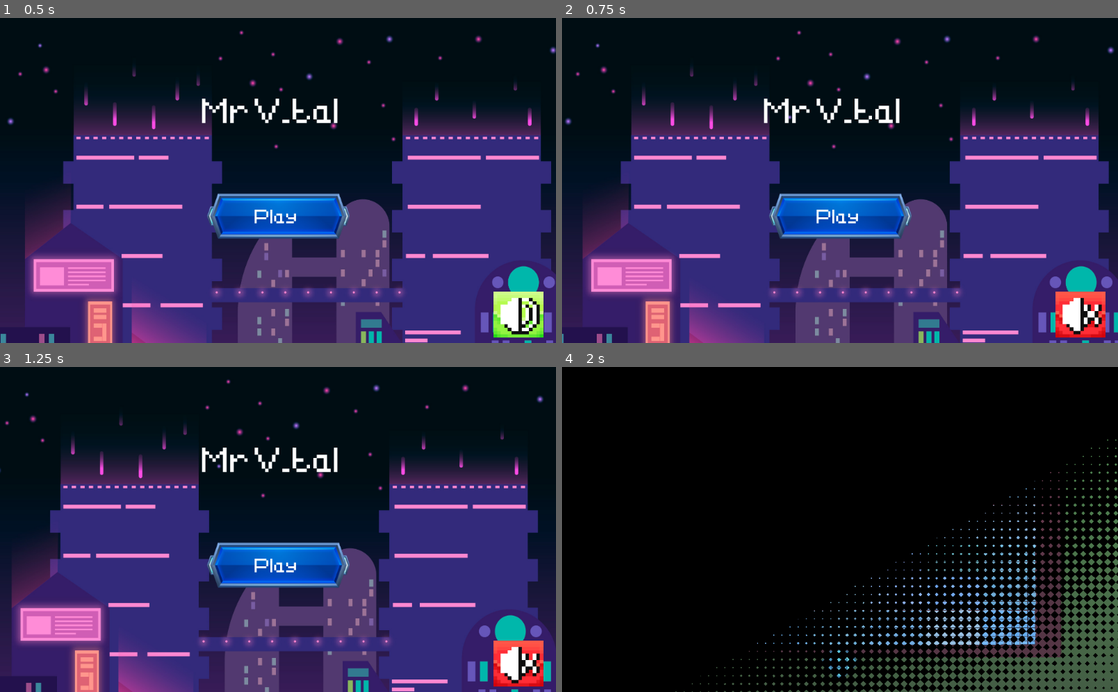
Above: before the commit, frames 1-4 (two rows, left to right).
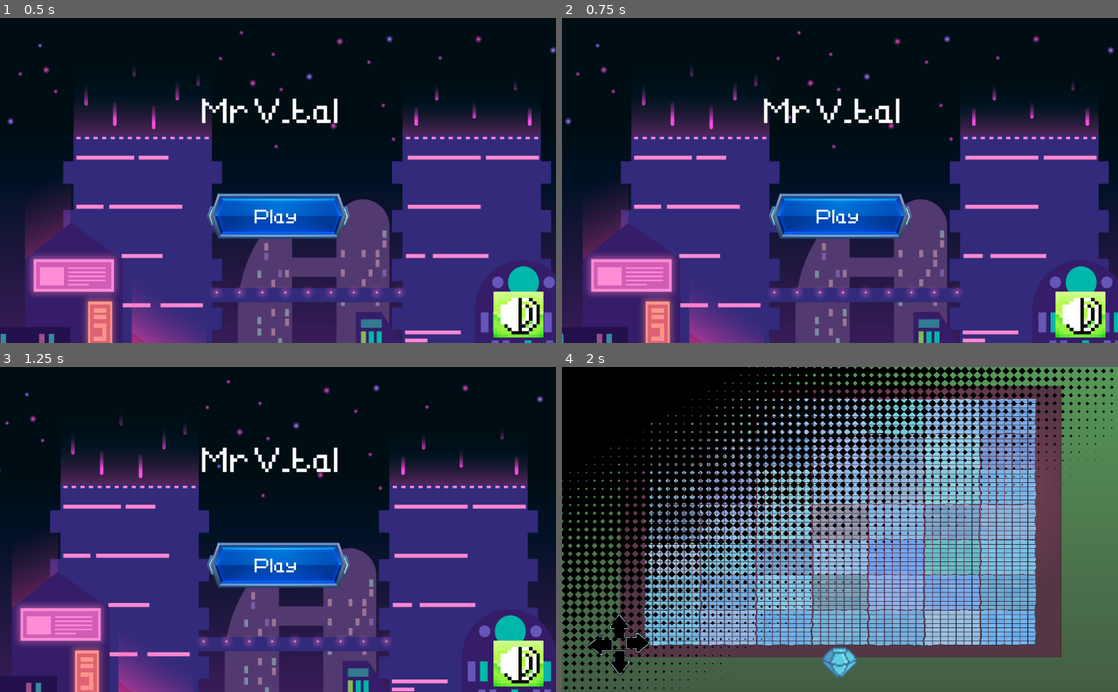
Above: after the commit, the same moments.

Repository: 2023M1T8-Inteli/grupo3
Game: Godot game, scene res://cenas/menu/Menu.tscn
Same seed, same stepped clock (60 frames per second), same inputs: the game is played once before the commit and once after it.
Inputs (mouse positions are in pixels of both pictures, inside the frame that each line leads up to):
- Up to frame 1 (0.5 s): no input
- Up to frame 2 (0.75 s): click (1079, 313) at 0.5 s
- Up to frame 3 (1.25 s): no input
- Up to frame 4 (2 s): click "Play" at 1.25 s

Frame 1 is identical in both runs. In frame 2, 0.9% of the frame differs, in the area x 88-98%, y 84-99%; in frame 3, 0.9%; in frame 4, 63%, in the area x 0-100%, y 0-100%.

Commit message:
Mudança

Diff:
--- a/src/Projeto-MR.Vtal/scripts/global/global.gd
+++ b/src/Projeto-MR.Vtal/scripts/global/global.gd
@@ -31,7 +31,11 @@
 		1: "Como sua primeira tarefa, precisamos que você instale a fibra ótica de um cliente na casa do quarteirão abaixo!"
 	}
 }
-
+var nivel_1= false
+var nivel_2= false
+var nivel_3= false
+var nivel_4= false
+var nivel_5= false
 var controle_nathalia = true
 var posicaox
 var posicaoy
--- a/src/Projeto-MR.Vtal/scripts/menu/TextureRect.gd
+++ b/src/Projeto-MR.Vtal/scripts/menu/TextureRect.gd
@@ -9,22 +9,13 @@
 #ao iniciar a cena,  define um parametro shader "scroll_speed" para este objeto, ou seja um parametro que controla a disposição de pixels na tela
 
 func _on_TextureButton_pressed():
-	$AudioStreamPlayer2D.play()
-	$Timer.start()
-
+	get_tree().change_scene("res://cenas/tutorial/tutorial.tscn")
 # ao pressionar o botão 1(play) troca para a tela de tutorial com o personagem principal
 
 func _on_Volume_pressed(): #ao clicar no botão de volume a música para e ao clicar novamente ela volta e assim sucessivamente
-	$AudioStreamPlayer2D.play()
 	if music_status == true:
-		$musica_fundo.stream_paused = true
-		$Volume.texture_normal = load("res://imagens/menu/imagem (18).png")
+		$musica_fundo.stop()
 		music_status = false
-
 	else:
-		$musica_fundo.stream_paused = false
-		$Volume.texture_normal = load("res://imagens/menu/imagem (17).png")
+		$musica_fundo.play()
 		music_status = true
-
-func _on_Timer_timeout():
-	get_tree().change_scene("res://cenas/tutorial/tutorial.tscn")
--- a/src/Projeto-MR.Vtal/scripts/player/Jogador.gd
+++ b/src/Projeto-MR.Vtal/scripts/player/Jogador.gd
@@ -34,7 +34,7 @@
 		if Input.is_action_pressed("ui_accept"):
 			vel.y-= 1
 			print(pontuacao)
-		move_and_slide(vel.normalized() * speed, Vector2.ZERO)
+		move_and_slide(vel * speed, Vector2.ZERO)
 		if vel.x != 0:
 			$Animacao.play()
 			$Animacao.animation = 'direita'
